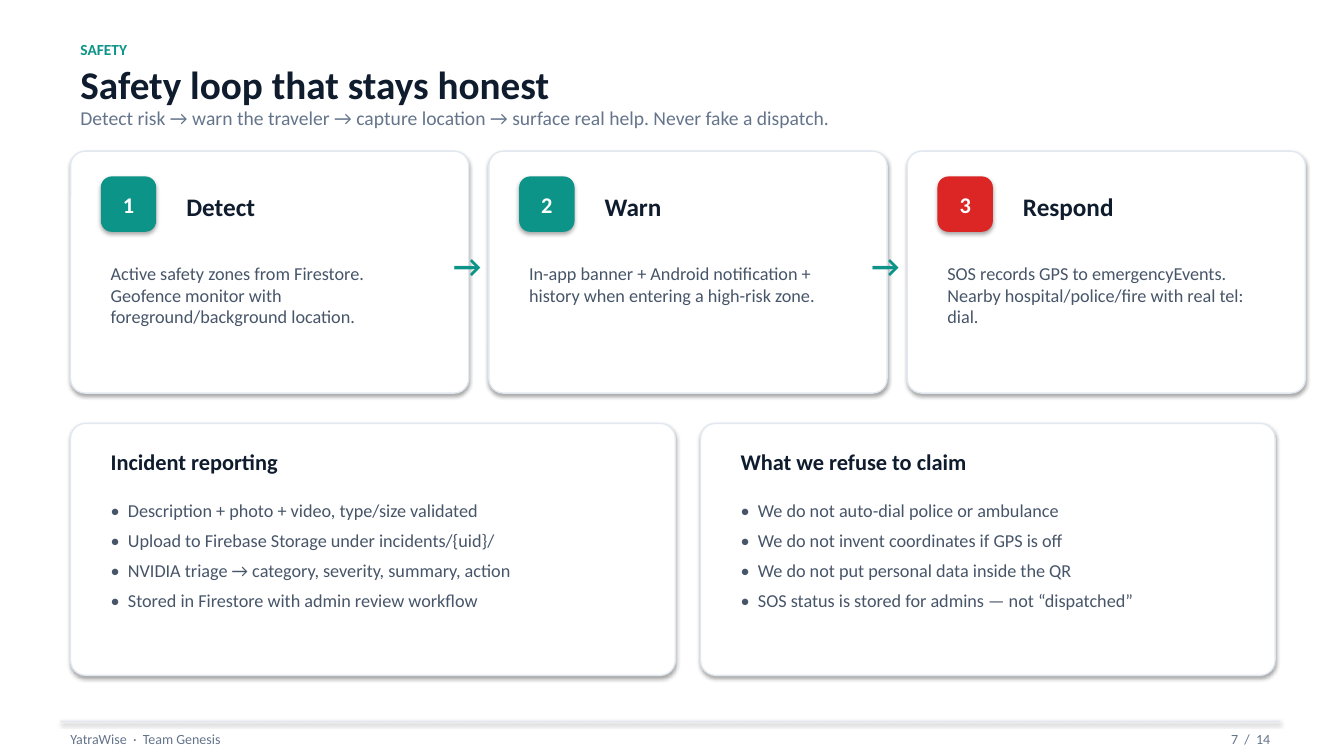
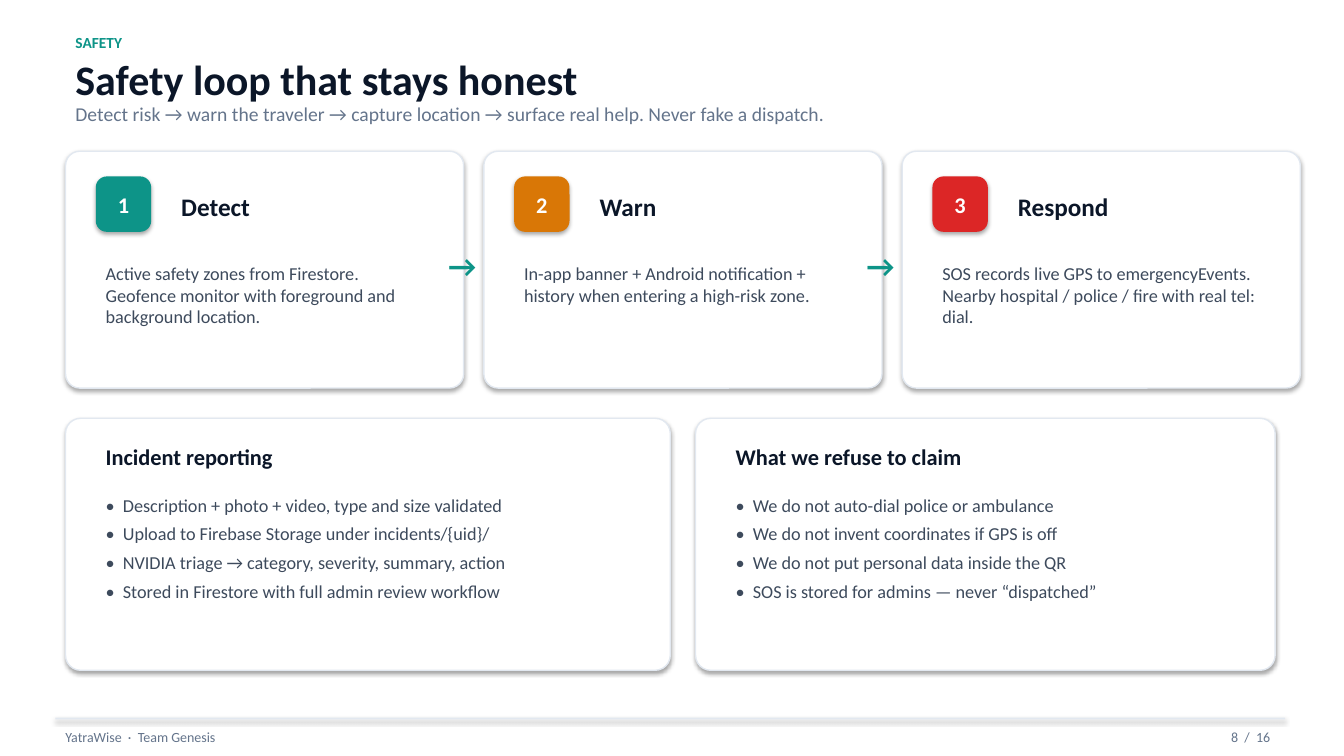
Before and after one commit to piyushkumarexe/travelling, a slide deck: slide 8 of docs/ppt/YatraWise_Team_Genesis.pptx (slide 7 before the commit). Drawn at 1344x756 pixels with LibreOffice and Linux fonts; fonts in the diff are those of the drawing. Boxes give left, top, right and bottom in pixels: in the first picture for what was removed or moved away, otherwise in the second. Text is boxed around its words. In the diff, an @@ line names an element or a change of style, - is before the commit and + after.

```diff
--- a/docs/ppt/YatraWise_Team_Genesis.pptx
+++ b/docs/ppt/YatraWise_Team_Genesis.pptx
@@ text "SAFETY": place and size @@
-text "SAFETY" at [80, 45, 127, 55]
+text "SAFETY" at [75, 38, 122, 48]
@@ text "Safety loop that stays honest" at [75, 65, 577, 102]: size 28 to 30 pt, text colour #0F1C2E to #0B1628 @@
@@ text "Detect risk → warn the ...": place and size @@
-text "Detect risk → warn the ..." at [80, 111, 829, 128]
+text "Detect risk → warn the ..." at [75, 107, 824, 124]
@@ rounded rectangle: place and size @@
-rounded rectangle at [71, 151, 469, 393]
+rounded rectangle at [66, 151, 464, 388]
@@ rounded rectangle: place and size @@
-rounded rectangle at [489, 151, 887, 393]
+rounded rectangle at [484, 151, 882, 388]
@@ 5 texts, 3 rounded rectangles: place and size @@
-5 texts, 3 rounded rectangles at [101, 176, 993, 282]
+5 texts, 3 rounded rectangles at [96, 176, 988, 282]
@@ rounded rectangle at [514, 176, 570, 232]: fill #0D9488 to #D97706 @@
@@ rounded rectangle: place and size @@
-rounded rectangle at [907, 151, 1306, 393]
+rounded rectangle at [902, 151, 1301, 388]
@@ text at [106, 267, 395, 326]: text changed; text colour #475569 to #3D4A5C @@
-Active safety zones from Firestore. Geofence monitor with foreground/background location.
+Active safety zones from Firestore. Geofence monitor with foreground and background location.
@@ text "In-app banner + Android notification ..." at [524, 267, 809, 305]: text colour #475569 to #3D4A5C @@
@@ text at [942, 267, 1255, 323]: text changed; text colour #475569 to #3D4A5C @@
-SOS records GPS to emergencyEvents. Nearby hospital/police/fire with real tel: dial.
+SOS records live GPS to emergencyEvents. Nearby hospital / police / fire with real tel: dial.
@@ rounded rectangle: place and size @@
-rounded rectangle at [71, 423, 676, 676]
+rounded rectangle at [66, 418, 670, 670]
@@ rounded rectangle: place and size @@
-rounded rectangle at [701, 423, 1275, 676]
+rounded rectangle at [696, 418, 1275, 670]
@@ text colour #0F1C2E to #0B1628 in 5 elements at [181, 199, 250, 216], [600, 199, 657, 216], [1018, 198, 1109, 220], [106, 449, 272, 469], [736, 449, 962, 465] @@
@@ text at [123, 499, 503, 515]: text changed; text colour #475569 to #3D4A5C @@
-• Description + photo + video, type/size validated
+• Description + photo + video, type and size validated
@@ text at [753, 499, 1066, 572]: text colour #475569 to #3D4A5C in "• We do not auto-dial police or ...", "• We do not invent coordinates if ...", "• We do not put personal data ..."; less space between paragraphs @@
@@ text at [123, 527, 506, 572]: text colour #475569 to #3D4A5C in "• Upload to Firebase Storage under incidents/{uid}/", "• NVIDIA triage → category, severity, summary, ..."; less space between paragraphs @@
@@ text at [123, 585, 500, 598]: text changed; text colour #475569 to #3D4A5C @@
-• Stored in Firestore with admin review workflow
+• Stored in Firestore with full admin review workflow
@@ text at [753, 585, 1097, 601]: text changed; text colour #475569 to #3D4A5C @@
-• SOS status is stored for admins — not “dispatched”
+• SOS is stored for admins — never “dispatched”
@@ rectangle: place and size @@
-rectangle at [60, 721, 1280, 722]
+rectangle at [55, 718, 1286, 720]
@@ text "YatraWise · Team Genesis": place and size @@
-text "YatraWise · Team Genesis" at [70, 734, 220, 744]
+text "YatraWise · Team Genesis" at [65, 732, 215, 742]
@@ text at [1231, 732, 1270, 742]: text changed @@
-7 / 14
+8 / 16
```
Also in this commit, not shown: 13 other slides changed, 2 slides added, 1 other file.
